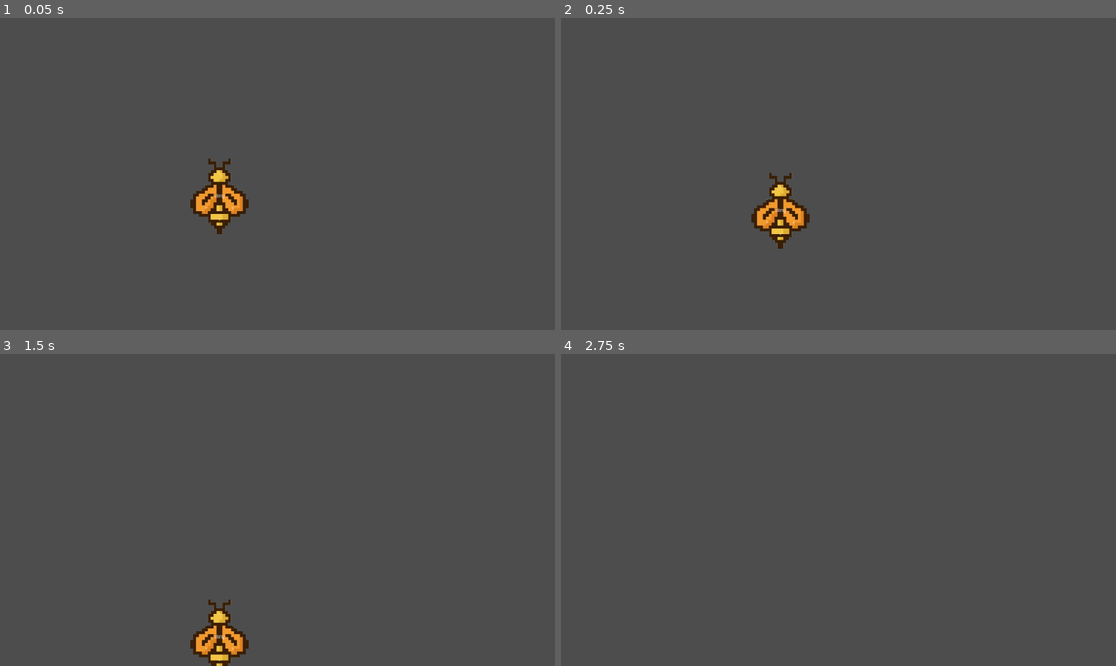
Above: before the commit, frames 1-4 (two rows, left to right).
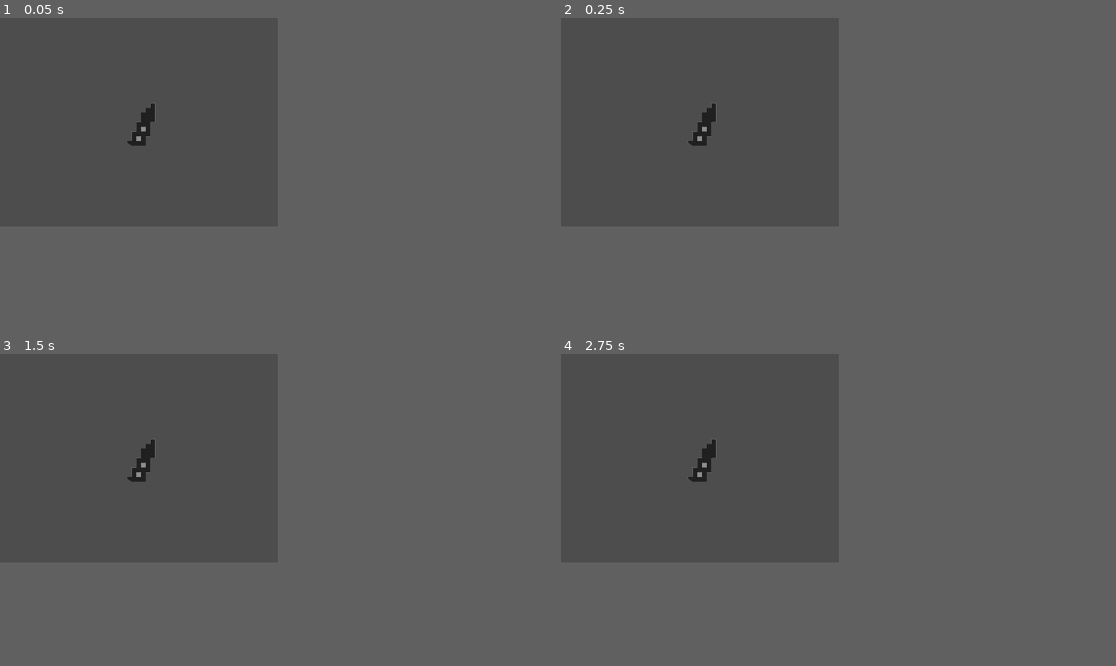
Above: after the commit, the same moments.

Repository: jmnu4245/hackupc
Game: Godot game, scene res://scenes/escena.tscn
Same seed, same stepped clock (60 frames per second), same inputs: the game is played once before the commit and once after it.
Inputs:
- Up to frame 1 (0.05 s): no input
- Up to frame 2 (0.25 s): no input
- Up to frame 3 (1.5 s): hold Up (up) 0.53-1.28 s; hold Down (down) from 1.28 s (still down)
- Up to frame 4 (2.75 s): release Down (down) at 2.03 s; hold Up (up) from 2.03 s (still down)
In our replay, the window is 799x449 before the commit and 400x300 after it. These sizes can differ from the game's own. Grey fills any space a smaller window leaves; there, only what the larger window draws over its background counts as a difference.

The runs differ from the first frame. In frame 1, 1.6% of the frame differs, in the area x 22-45%, y 27-70%; in frame 2, 1.6%, in the area x 22-45%, y 27-74%; in frame 3, 1.5%; in frame 4, 0.3%.

Commit message:
caca

Diff:
--- a/Abeja.gd
+++ b/Abeja.gd
@@ -1,12 +1,11 @@
 extends CharacterBody2D
 
-
 @export var SPEED = 300
-@export var direction = Vector2(0,1)
-# Get the gravity from the project settings to be synced with RigidBody nodes.
+@export var direction = Vector2(0,0)
+signal l_aguijon(nodo_emisor)
 
 
-func _physics_process(delta):
+func _physics_process(_delta):
 	# Add the gravity.
 	direction = input(direction)
 	print(direction)
@@ -14,6 +13,8 @@
 	move_and_slide()
 func input(direction):
 	var d = direction
+	if Input.is_action_just_pressed("space"):
+		lanzar_aguijon()
 	if Input.is_action_just_pressed("up"):
 		d = Vector2(0,-1)
 	elif Input.is_action_just_pressed("down"):
@@ -26,3 +27,5 @@
 		return direction
 	else:
 		return d
+func lanzar_aguijon():
+	l_aguijon.emit(l_aguijon,self)
--- a/project.godot
+++ b/project.godot
@@ -14,6 +14,11 @@
 run/main_scene="res://scenes/escena.tscn"
 config/features=PackedStringArray("4.2", "Forward Plus")
 config/icon="res://icon.svg"
+
+[display]
+
+window/size/viewport_width=400
+window/size/viewport_height=300
 
 [dotnet]
 
@@ -45,3 +50,7 @@
 , Object(InputEventKey,"resource_local_to_scene":false,"resource_name":"","device":-1,"window_id":0,"alt_pressed":false,"shift_pressed":false,"ctrl_pressed":false,"meta_pressed":false,"pressed":false,"keycode":0,"physical_keycode":83,"key_label":0,"unicode":115,"echo":false,"script":null)
 ]
 }
+
+[rendering]
+
+textures/canvas_textures/default_texture_filter=0
--- a/scenes/abeja.tscn
+++ b/scenes/abeja.tscn
@@ -1,17 +1,20 @@
 [gd_scene load_steps=4 format=3 uid="uid://b1l66ykxh3fcx"]
 
 [ext_resource type="Script" path="res://Abeja.gd" id="1_bcq8k"]
-[ext_resource type="Texture2D" uid="uid://dgqc00ij37f43" path="res://sprites/spriteabjeaprov.png" id="2_otpka"]
 
 [sub_resource type="CircleShape2D" id="CircleShape2D_v33qv"]
-radius = 120.337
+radius = 44.0114
+
+[sub_resource type="SpriteFrames" id="SpriteFrames_42w3i"]
 
 [node name="Abeja" type="CharacterBody2D"]
 script = ExtResource("1_bcq8k")
 
-[node name="CollisionShape2D" type="CollisionShape2D" parent="."]
+[node name="CollisionShape2D2" type="CollisionShape2D" parent="."]
+position = Vector2(131, 77)
 shape = SubResource("CircleShape2D_v33qv")
 
-[node name="Sprite2D" type="Sprite2D" parent="."]
-position = Vector2(4, 3)
-texture = ExtResource("2_otpka")
+[node name="Sprite2D" type="AnimatedSprite2D" parent="."]
+position = Vector2(155, 106)
+scale = Vector2(20, 20)
+sprite_frames = SubResource("SpriteFrames_42w3i")
--- a/scenes/aguijon.tscn
+++ b/scenes/aguijon.tscn
@@ -1,11 +1,13 @@
-[gd_scene load_steps=3 format=3 uid="uid://csqadxawr5ivt"]
+[gd_scene load_steps=4 format=3 uid="uid://csqadxawr5ivt"]
 
 [ext_resource type="Texture2D" uid="uid://cne5fwlmcaq16" path="res://sprites/image-removebg-preview (12).png" id="1_slq6v"]
+[ext_resource type="Script" path="res://scenes/aguijon.gd" id="1_tu7vt"]
 
 [sub_resource type="CircleShape2D" id="CircleShape2D_kyr82"]
 radius = 70.1142
 
 [node name="aguijon" type="Area2D"]
+script = ExtResource("1_tu7vt")
 
 [node name="CollisionShape2D" type="CollisionShape2D" parent="."]
 shape = SubResource("CircleShape2D_kyr82")
--- /dev/null
+++ b/scenes/escena.gd
@@ -0,0 +1,5 @@
+extends Node2D
+var aguijon = preload("res://scenes/aguijon.tscn")
+func _on_abeja_l_aguijon(nodo_emisor):
+	var instance = nodo_emisor.instance()
+	$aguijones.add_child(instance)
--- a/scenes/escena.tscn
+++ b/scenes/escena.tscn
@@ -1,8 +1,11 @@
-[gd_scene load_steps=2 format=3 uid="uid://c3krugs7busaj"]
+[gd_scene load_steps=4 format=3 uid="uid://c3krugs7busaj"]
 
 [ext_resource type="PackedScene" uid="uid://b1l66ykxh3fcx" path="res://scenes/abeja.tscn" id="1_bk6u3"]
+[ext_resource type="Script" path="res://scenes/escena.gd" id="1_s3sn6"]
+[ext_resource type="PackedScene" uid="uid://csqadxawr5ivt" path="res://scenes/aguijon.tscn" id="3_i2w5o"]
 
 [node name="Escena" type="Node2D"]
+script = ExtResource("1_s3sn6")
 
 [node name="Abeja" parent="." instance=ExtResource("1_bk6u3")]
 position = Vector2(-258, 84)
@@ -10,3 +13,9 @@
 [node name="Camera2D" type="Camera2D" parent="."]
 position = Vector2(-13, -8)
 zoom = Vector2(0.5, 0.5)
+
+[node name="aguijones" type="Node2D" parent="."]
+
+[node name="aguijon" parent="." instance=ExtResource("3_i2w5o")]
+
+[connection signal="l_aguijon" from="Abeja" to="." method="_on_abeja_l_aguijon"]
Binary file added: MovimientoArriba_1-removebg-preview.png
Not shown, added: MovimientoArriba_1-removebg-preview.png.import
Empty file added: scenes/aguijon.gd
